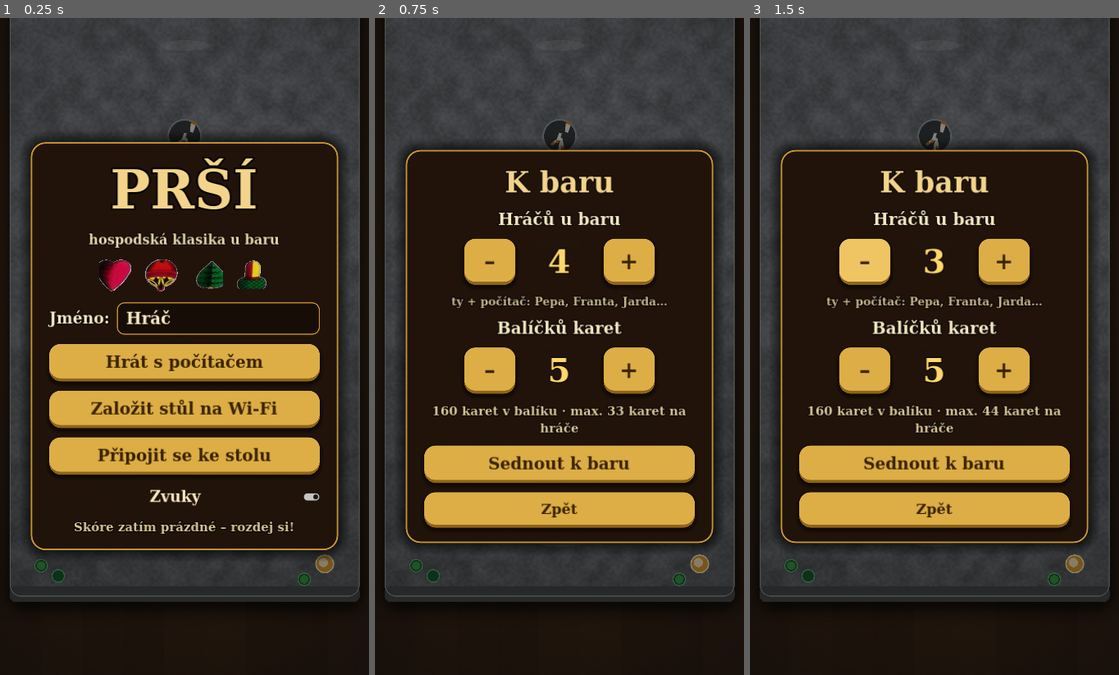
Above: before the commit, frames 1-3 (left to right).
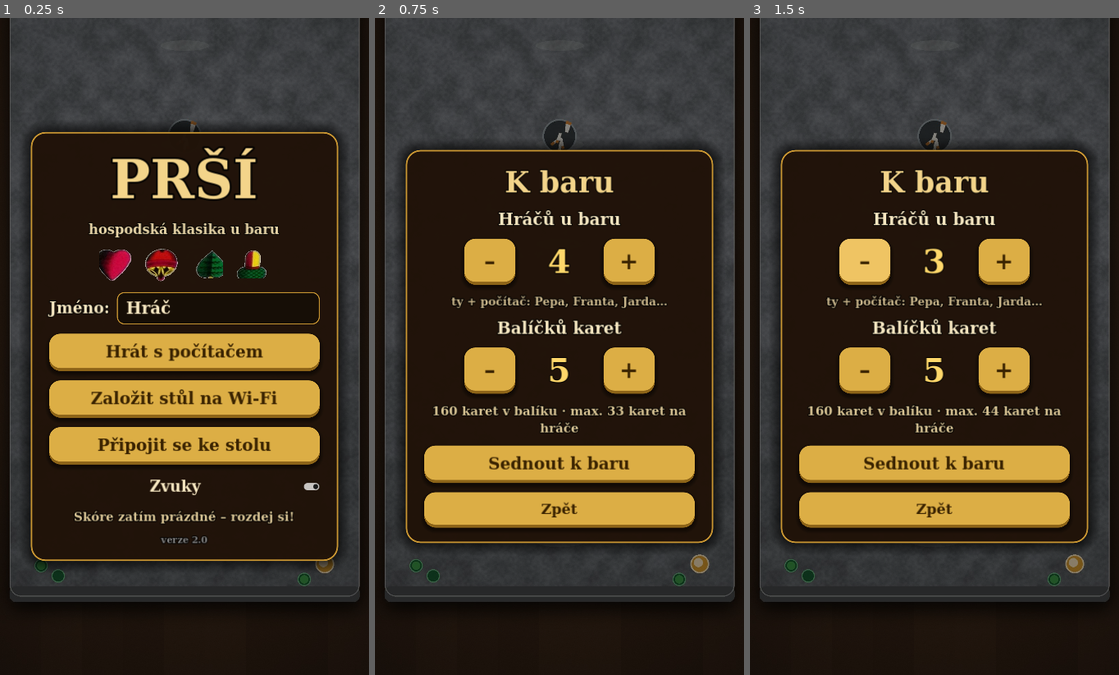
Above: after the commit, the same moments.

Repository: Jedn0ta/prsivoe
Game: Godot game, scene res://main.tscn
Two runs of this game, one before a commit and one after it. Both use one fixed random seed, a clock stepped at 60 frames per second and the inputs below.
Inputs:
- Up to frame 1 (0.25 s): no input
- Up to frame 2 (0.75 s): click "Hrát s počítačem" at 0.5 s
- Up to frame 3 (1.5 s): click "–" at 1.25 s

The runs differ from the first frame. In frame 1, 20% of the frame differs, in the area x 8-92%, y 16-84%; in frame 2, nothing differs; in frame 3, nothing differs.

Commit message:
Kontrola aktualizací: appka v menu nabídne stažení nové verze z GitHubu, číslo verze v menu
Co-Authored-By: Claude Opus 5.5 <noreply@anthropic.com>
Claude-Session: https://claude.ai/code/session_01QwriUoMHLKBiDN1oT1HhjE

Diff:
--- a/game/main.gd
+++ b/game/main.gd
@@ -10,6 +10,8 @@
 const OH := 76.0
 const BOT_NAMES := ["Pepa", "Franta", "Jarda", "Mirek", "Zdeněk", "Vašek", "Láďa", "Karel", "Bohouš"]
 const SAVE := "user://prsi.cfg"
+const RELEASE_API := "https://api.github.com/repos/Jedn0ta/prsivoe/releases/tags/latest"
+const APK_URL := "https://github.com/Jedn0ta/prsivoe/releases/download/latest/prsi.apk"
 const ACC := ["sedmu", "osmu", "devítku", "desítku", "spodka", "svrška", "krále", "eso"]
 const ACC_PL := ["sedmy", "osmy", "devítky", "desítky", "spodky", "svršky", "krále", "esa"]
 const SLOT := {
@@ -93,6 +95,8 @@
 var ip_edit: LineEdit
 var overlay: Control
 var players := {}
+var update_btn: Button
+var version_lbl: Label
 
 
 # =====================================================================
@@ -129,6 +133,7 @@
 	resized.connect(_relayout)
 	_show("menu")
 	_cmdline_hooks()
+	_check_update()
 
 
 func _full(parent: Control) -> Control:
@@ -310,6 +315,9 @@
 		_save_cfg())
 	row.add_child(name_edit)
 	v.add_child(row)
+	update_btn = _btn("Stáhnout novou verzi", func(): OS.shell_open(APK_URL), 28)
+	update_btn.visible = false
+	v.add_child(update_btn)
 	v.add_child(_btn("Hrát s počítačem", func(): _show("setup")))
 	v.add_child(_btn("Založit stůl na Wi-Fi", _open_host))
 	v.add_child(_btn("Připojit se ke stolu", _open_finder))
@@ -325,6 +333,8 @@
 	v.add_child(snd)
 	menu_score_lbl = _lbl("", 24, Color("#d8c393"), 520)
 	v.add_child(menu_score_lbl)
+	version_lbl = _lbl("verze " + _app_version(), 18, Color(1, 1, 1, 0.5))
+	v.add_child(version_lbl)
 	return a[0]
 
 
@@ -1945,3 +1955,39 @@
 func _tap(p: Vector2) -> void:
 	await _mouse(p, true)
 	await _mouse(p, false)
+
+
+# =====================================================================
+#  UPDATES (APK from GitHub; disabled in a Google Play build)
+# =====================================================================
+func _app_version() -> String:
+	return str(ProjectSettings.get_setting("application/config/version", "2.0"))
+
+
+static func version_number(v: String) -> int:
+	## "Prší 2.45" / "2.45" -> 45
+	var m := RegEx.create_from_string("2\\.(\\d+)").search(v)
+	return int(m.get_string(1)) if m else 0
+
+
+func _check_update() -> void:
+	if OS.has_feature("play_store") or not (OS.has_feature("android") or auto.has("updtest")):
+		return
+	var http := HTTPRequest.new()
+	add_child(http)
+	http.timeout = 10.0
+	http.request_completed.connect(func(result: int, code: int, _h: PackedStringArray, body: PackedByteArray):
+		http.queue_free()
+		if result != HTTPRequest.RESULT_SUCCESS or code != 200:
+			return
+		var d = JSON.parse_string(body.get_string_from_utf8())
+		if not (d is Dictionary):
+			return
+		var remote := version_number(str(d.get("name", "")))
+		var local := version_number(_app_version())
+		if auto.has("updtest"):
+			print("UPDATE_CHECK local=", local, " remote=", remote)
+		if remote > local and local > 0:
+			update_btn.text = "Stáhnout novou verzi 2.%d" % remote
+			update_btn.visible = true)
+	http.request(str(auto.get("updurl", RELEASE_API)), ["User-Agent: PrsiApp", "Accept: application/vnd.github+json"])
--- a/game/project.godot
+++ b/game/project.godot
@@ -3,6 +3,7 @@
 
 [application]
 config/name="Prší"
+config/version="2.0"
 config/description="Hospodské Prší – česká karetní hra"
 run/main_scene="res://main.tscn"
 config/features=PackedStringArray("4.3", "GL Compatibility")
